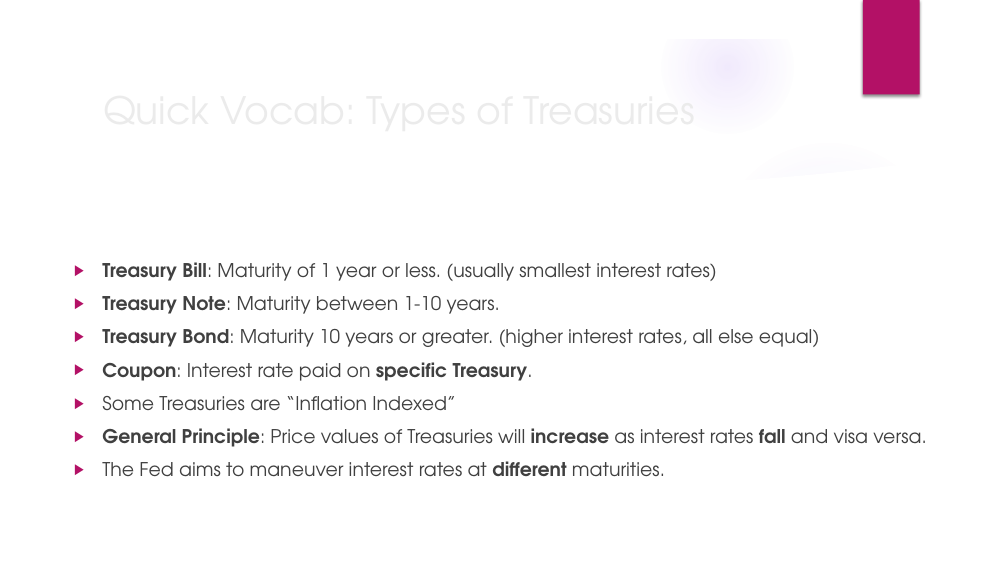
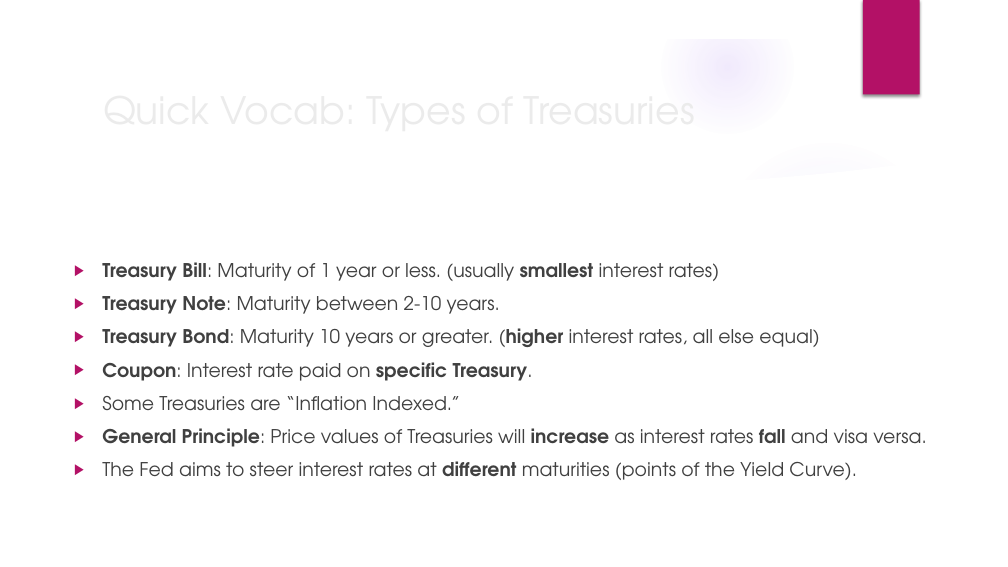
Before and after one commit to 1aaronh/treasuries_market_interest_rates, a slide deck: slide 8 of documentation/capstone_presentation_slides.pptx. Drawn at 1008x567 pixels with LibreOffice and Linux fonts; fonts in the diff are those of the drawing; background and template pictures are left out. Boxes give left, top, right and bottom in pixels: in the first picture for what was removed or moved away, otherwise in the second. Text is boxed around its words. In the diff, an @@ line names an element or a change of style, - is before the commit and + after.

Commit message:
revised slides

```diff
--- a/documentation/capstone_presentation_slides.pptx
+++ b/documentation/capstone_presentation_slides.pptx
@@ text at (x1=102, y1=262, x2=820, y2=347): bold on in "smallest", "(higher" @@
@@ text at (x1=102, y1=296, x2=500, y2=314): text changed @@
-▶ Treasury Note: Maturity between 1-10 years.
+▶ Treasury Note: Maturity between 2-10 years.
@@ text at (x1=102, y1=396, x2=460, y2=411): text changed @@
-▶ Some Treasuries are “Inflation Indexed”
+▶ Some Treasuries are “Inflation Indexed.”
@@ text at (x1=102, y1=461, x2=857, y2=480): text changed @@
-▶ The Fed aims to maneuver interest rates at different maturities.
+▶ The Fed aims to steer interest rates at different maturities (points of the Yield Curve).
```
Also in this commit, not shown: 3 other slides changed.
